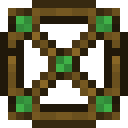
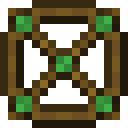
Before/after of a 128 x 128 layered artwork. What changed in the layer stack:
moved "UTILITY GEAR GLOW" out of group "Layer Group" over [left=32, top=32, right=112, bottom=112]
added layer "Custom Shading #3" in group "Wood gears" over [left=0, top=24, right=112, bottom=128]
painted on "wooden_pickaxe.png copy #3" over [left=0, top=48, right=120, bottom=64]
painted on "wooden_pickaxe.png copy #2" over [left=0, top=64, right=112, bottom=80]
added group "Layer Group" with 2 layers in group "Wood gears" over [left=32, top=32, right=96, bottom=112]
moved "wooden_pickaxe.png copy #1" into group "Layer Group" over [left=32, top=32, right=96, bottom=112]
moved "wooden_pickaxe.png copy #4" into group "Layer Group", painted on it over [left=8, top=24, right=96, bottom=104]
